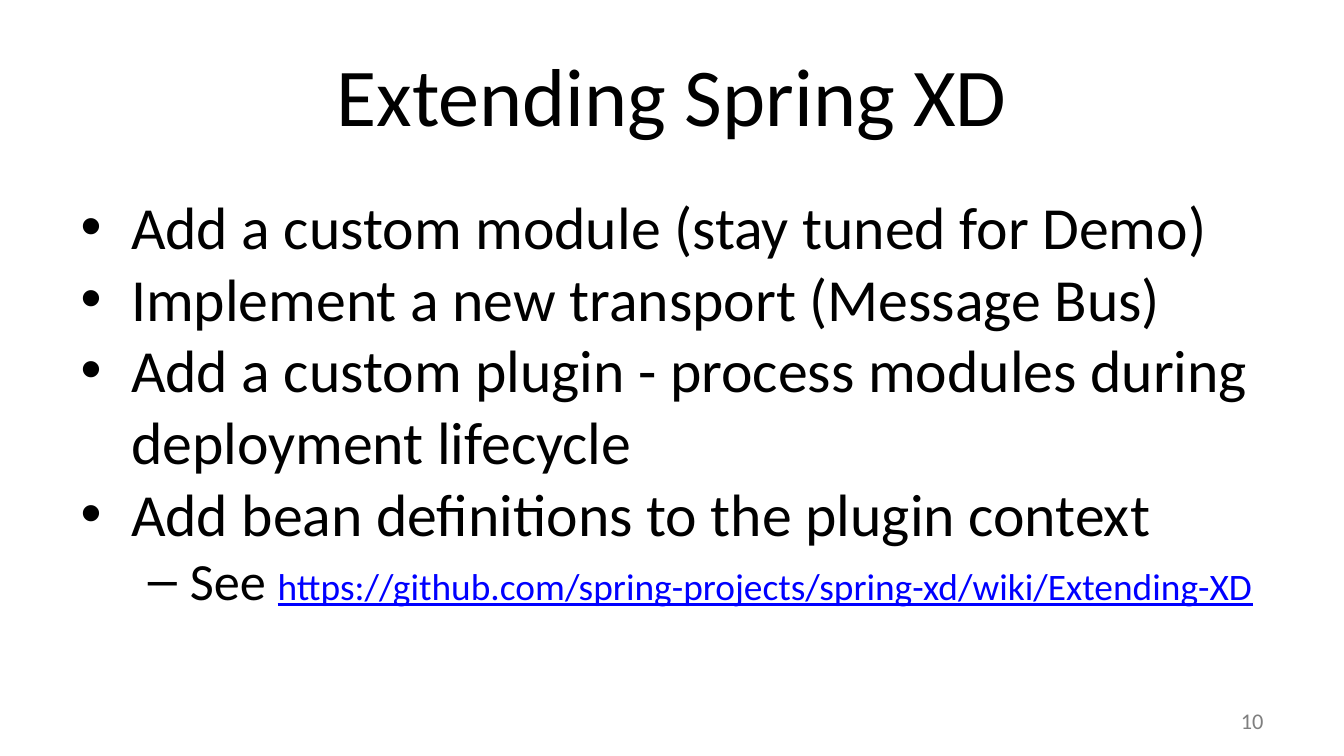
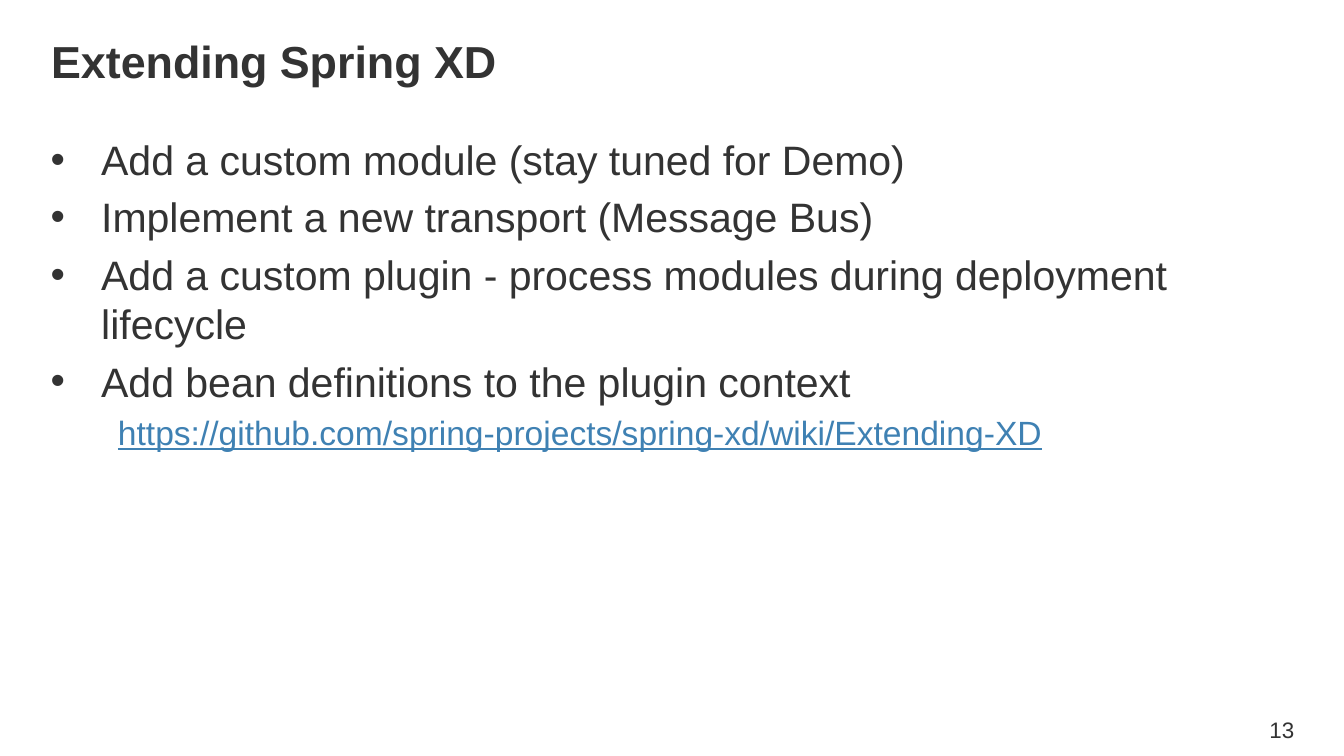
Before and after one commit to SpringOne2GX-2014/Spring-XD-Internals, a slide deck: slide 13 of Spring-XD-Internals-A-Guided-Tour.pptx (slide 10 before the commit). Drawn at 1344x756 pixels with LibreOffice and Linux fonts; fonts in the diff are those of the drawing; background and template pictures are left out. Boxes give left, top, right and bottom in pixels: in the first picture for what was removed or moved away, otherwise in the second. Text is boxed around its words. In the diff, an @@ line names an element or a change of style, - is before the commit and + after.

Commit message:
Updated formatting for slides

```diff
--- a/Spring-XD-Internals-A-Guided-Tour.pptx
+++ b/Spring-XD-Internals-A-Guided-Tour.pptx
@@ title "Extending Spring XD": place and size @@
-title "Extending Spring XD" at <box>336,69,1006,140</box>
+title "Extending Spring XD" at <box>51,45,496,87</box>
@@ title "Extending Spring XD" at <box>51,45,496,87</box>: size 44 to 24 pt, font Calibri to Arial, text colour #000000 to #333333, bold on; alignment centre to left; vertical alignment bottom to middle @@
@@ text "Add a custom module (stay ...": place and size @@
-text "Add a custom module (stay ..." at <box>131,205,1252,607</box>
+text "Add a custom module (stay ..." at <box>101,145,1167,451</box>
@@ text at <box>101,145,1167,405</box>: size 32 to 22 pt, font Calibri to Arial, text colour #000000 to #333333 in "Add a custom module (stay tuned for ...", "Implement a new transport (Message Bus)", "Add a custom plugin - process modules ...", "Add bean definitions to the plugin context"; more space between paragraphs @@
@@ text at <box>118,420,1042,451</box>: text changed; size 20 to 18 pt; font Calibri to Arial; text colour #0000FF to #3F81B3 @@
-  – See https://github.com/spring-projects/spring-xd/wiki/Extending-XD
+  https://github.com/spring-projects/spring-xd/wiki/Extending-XD
@@ page number removed at <box>1241,714,1264,729</box> @@
-10
@@ page number added at <box>1269,722,1294,738</box>, 12 pt, text #333333 @@
+13
```
Also in this commit, not shown: 30 other slides changed, 3 slides added.
